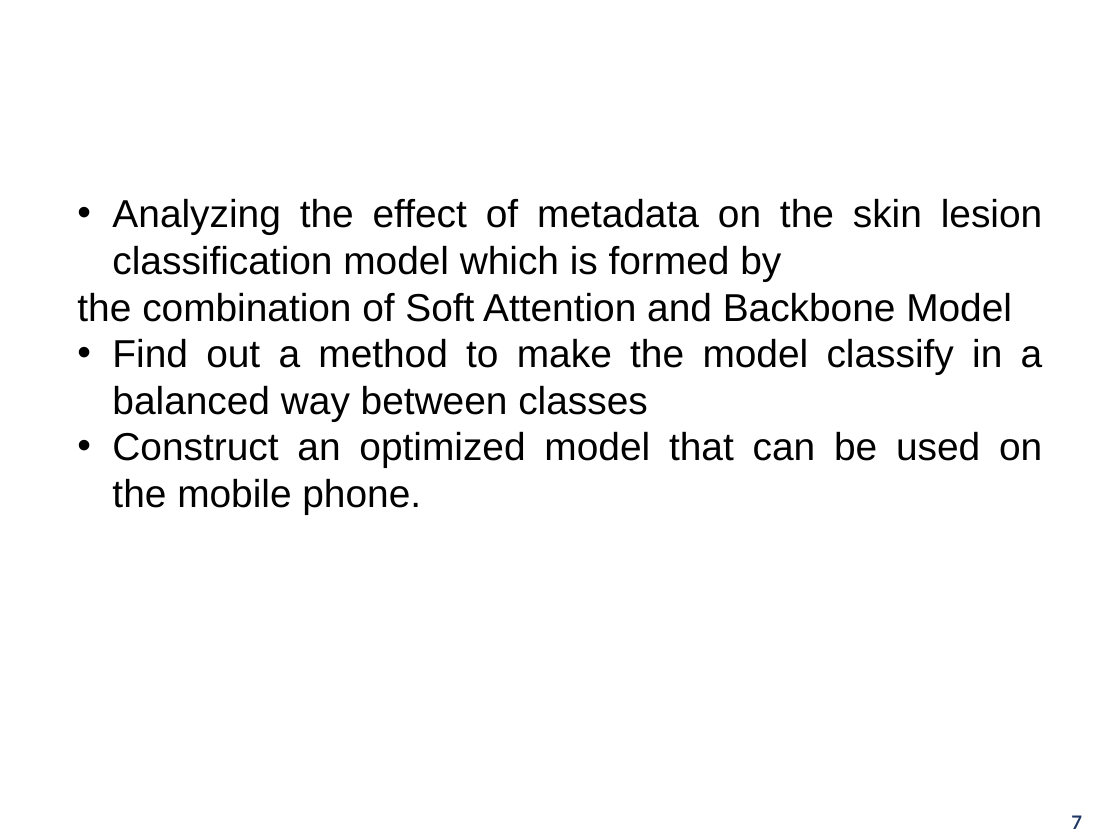
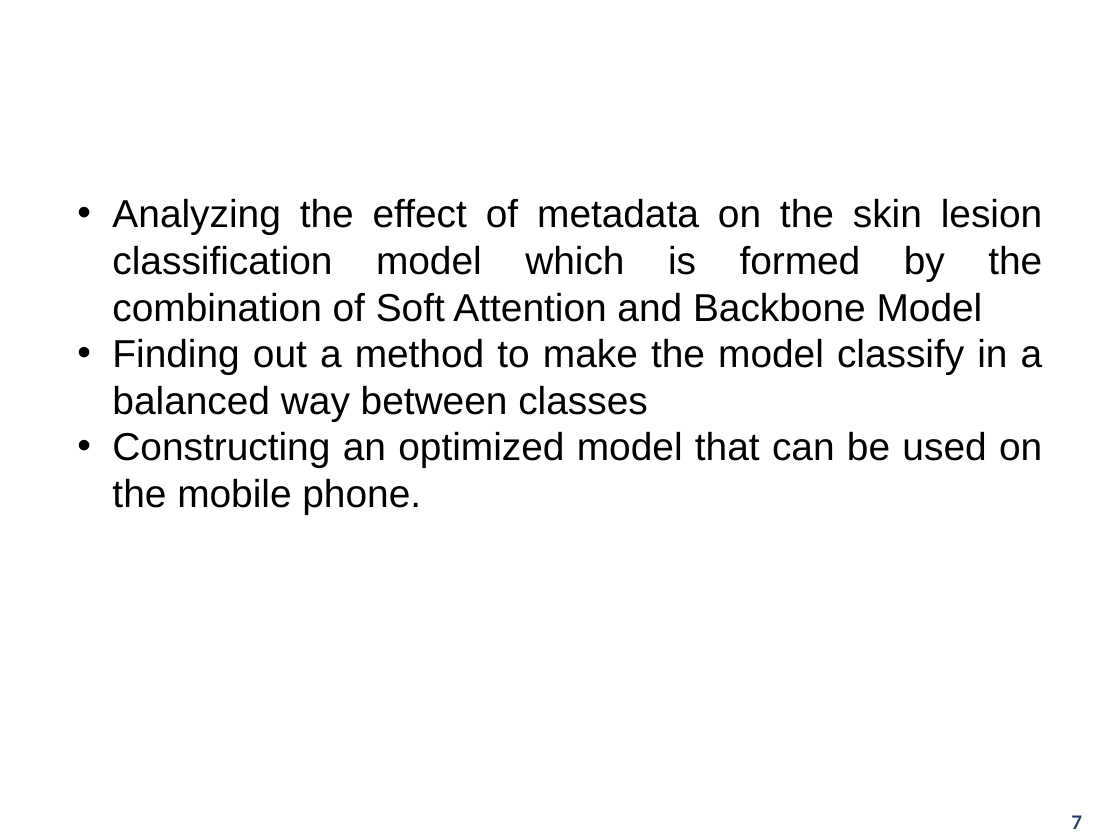
Before and after one commit to ScaleMind-C9308A/SLC-ID-SA, a slide deck: slide 7 of VietNamese Publish Paper/Báo cáo/HUST PPT Template 2021 ( Blue 3X4).pptx. Drawn at 1120x840 pixels with LibreOffice and Linux fonts; fonts in the diff are those of the drawing; background and template pictures are left out. Boxes give left, top, right and bottom in pixels: in the first picture for what was removed or moved away, otherwise in the second. Text is boxed around its words. In the diff, an @@ line names an element or a change of style, - is before the commit and + after.

Commit message:
Update Slide

```diff
--- a/VietNamese Publish Paper/Báo cáo/HUST PPT Template 2021 ( Blue 3X4).pptx
+++ b/VietNamese Publish Paper/Báo cáo/HUST PPT Template 2021 ( Blue 3X4).pptx
@@ text at [112,198,1043,514]: text changed @@
-• Analyzing the effect of metadata on the skin lesion classification model which is formed by
-the combination of Soft Attention and Backbone Model
-• Find out a method to make the model classify in a balanced way between classes
-• Construct an optimized model that can be used on the mobile phone.
+• Analyzing the effect of metadata on the skin lesion classification model which is formed by the combination of Soft Attention and Backbone Model
+• Finding out a method to make the model classify in a balanced way between classes
+• Constructing an optimized model that can be used on the mobile phone.
```
Also in this commit, not shown: 6 other slides changed, 13 slides added, 5 other files.
